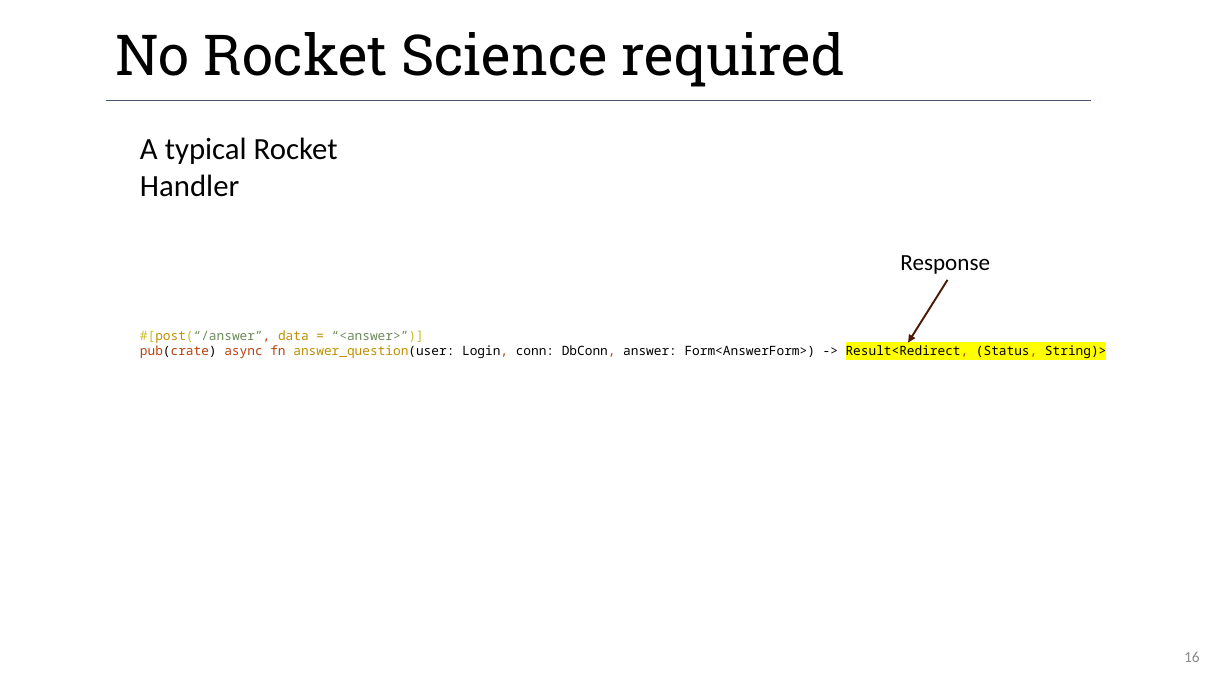
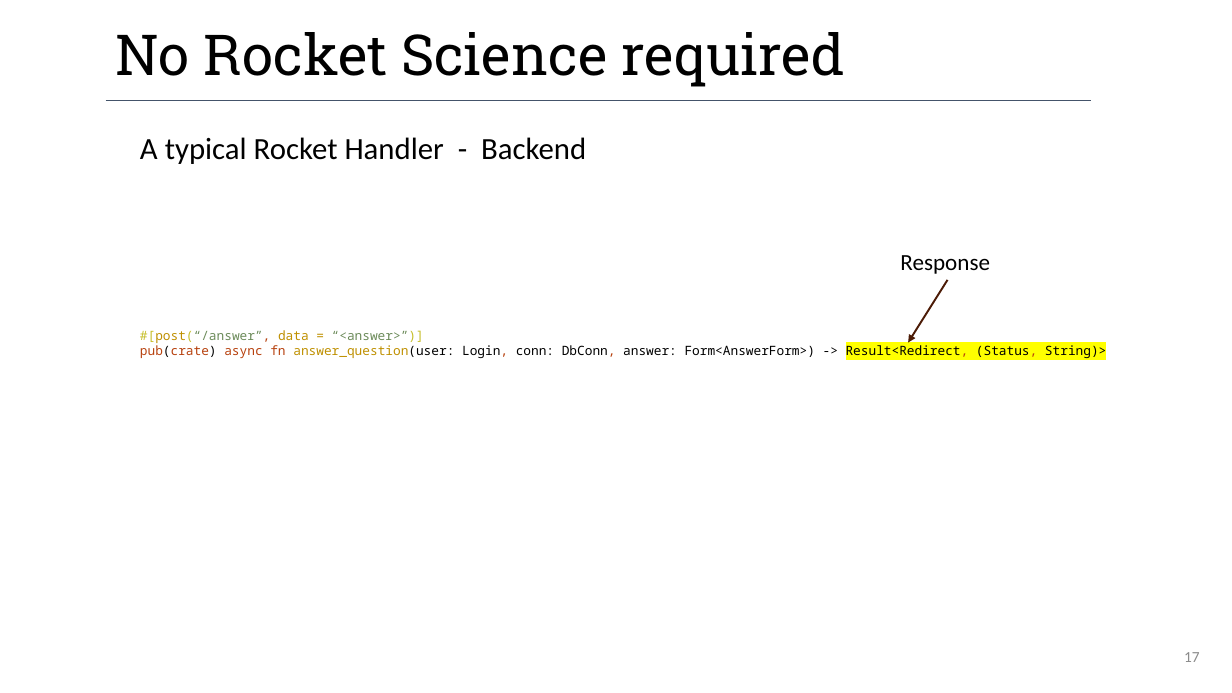
Before and after one commit to FlorianKohn/RustOverflow, a slide deck: slide 17 of talk/Rust Overflow.pptx (slide 16 before the commit). Drawn at 1232x693 pixels with LibreOffice and Linux fonts; fonts in the diff are those of the drawing; background and template pictures are left out. Boxes give left, top, right and bottom in pixels: in the first picture for what was removed or moved away, otherwise in the second. Text is boxed around its words. In the diff, an @@ line names an element or a change of style, - is before the commit and + after.

```diff
--- a/talk/Rust Overflow.pptx
+++ b/talk/Rust Overflow.pptx
@@ text at (140,137,586,164): text changed @@
-A typical Rocket Handler
+A typical Rocket Handler - Backend
@@ page number at (1184,652,1200,662): text changed @@
-16
+17
```
Also in this commit, not shown: 18 other slides changed, 1 slide added, 1 other file.
